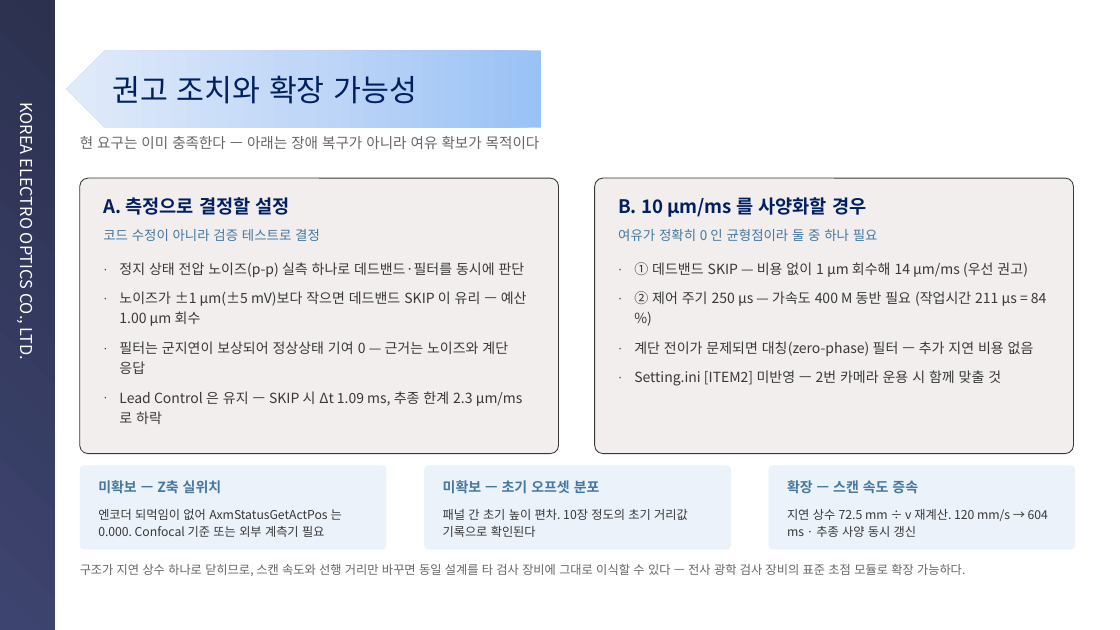
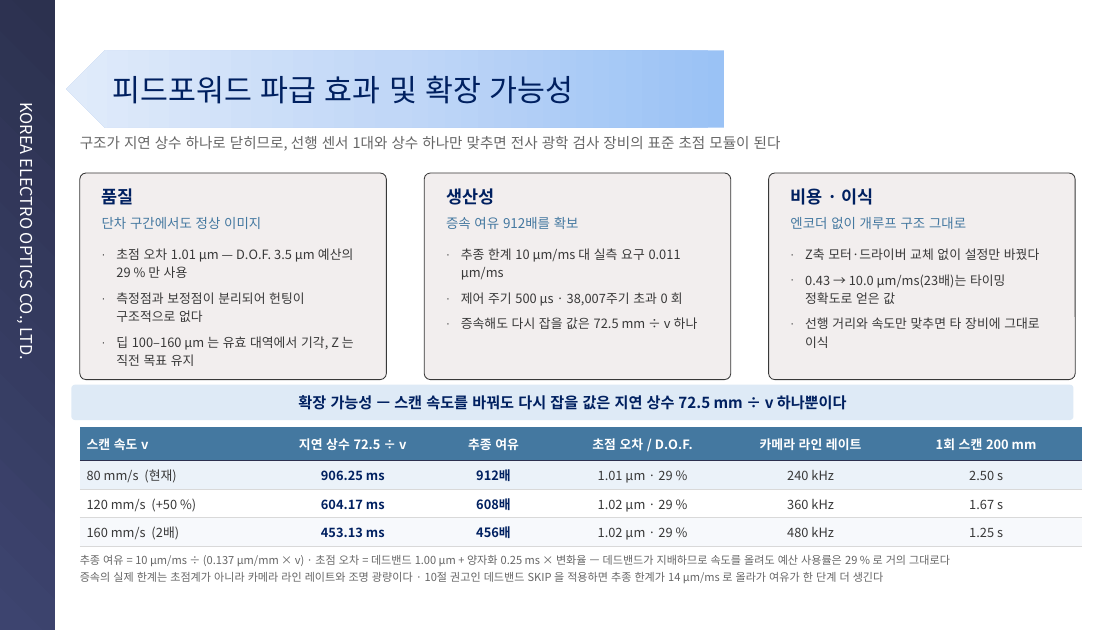
Before and after one commit to kyeongsunyu/SEQApp, a slide deck: slide 22 of Documents/기술경진대회/연구소기술경진대회_민수개발팀 윤경현_피드포워드 오토포커스_260901.pptx. Drawn at 1120x630 pixels with LibreOffice and Linux fonts; fonts in the diff are those of the drawing; background and template pictures are left out. Boxes give left, top, right and bottom in pixels: in the first picture for what was removed or moved away, otherwise in the second. Text is boxed around its words. In the diff, an @@ line names an element or a change of style, - is before the commit and + after.

```diff
--- a/Documents/기술경진대회/연구소기술경진대회_민수개발팀 윤경현_피드포워드 오토포커스_260901.pptx
+++ b/Documents/기술경진대회/연구소기술경진대회_민수개발팀 윤경현_피드포워드 오토포커스_260901.pptx
@@ pentagon arrow: place and size @@
-pentagon arrow at [66,50,541,128]
+pentagon arrow at [66,50,725,128]
@@ text at [113,75,574,104]: text changed @@
-권고 조치와 확장 가능성
+피드포워드 파급 효과 및 확장 가능성
@@ text at [80,136,781,151]: text changed @@
-현 요구는 이미 충족한다 — 아래는 장애 복구가 아니라 여유 확보가 목적이다
+구조가 지연 상수 하나로 닫히므로, 선행 센서 1대와 상수 하나만 맞추면 전사 광학 검사 장비의 표준 초점 모듈이 된다
@@ rounded rectangle: place and size @@
-rounded rectangle at [80,178,559,454]
+rounded rectangle at [80,173,386,380]
@@ rounded rectangle: place and size @@
-rounded rectangle at [595,178,1074,454]
+rounded rectangle at [424,173,731,380]
@@ rounded rectangle: place and size @@
-rounded rectangle at [80,465,386,549]
+rounded rectangle at [769,173,1075,380]
@@ rounded rectangle at [769,173,1075,380]: fill #EBF2F9 to #F2EEEE; outline none to #383838 0.75 pt; proportions changed @@
@@ text at [102,188,134,205]: text changed; size 16 to 15 pt @@
-A. 측정으로 결정할 설정
+품질
@@ text added at [446,188,494,205], 15 pt, text #002060, bold @@
+생산성
@@ text removed at [618,194,866,219] @@
-B. 10 µm/ms 를 사양화할 경우
@@ text added at [790,188,874,205], 15 pt, text #002060, bold @@
+비용 · 이식
@@ text at [102,217,261,229]: text changed @@
-코드 수정이 아니라 검증 테스트로 결정
+단차 구간에서도 정상 이미지
@@ text at [446,217,579,229]: text changed @@
-여유가 정확히 0 인 균형점이라 둘 중 하나 필요
+증속 여유 912배를 확보
@@ text at [790,217,966,229]: text changed; size 10.5 to 11.5 pt; text colour #383838 to #4478A0 @@
-엔코더 되먹임이 없어 AxmStatusGetActPos 는 0.000. Confocal 기준 또는 외부 계측기 필요
+엔코더 없이 개루프 구조 그대로
@@ text at [116,248,354,366]: text changed; size 12 to 11 pt @@
-· 정지 상태 전압 노이즈(p-p) 실측 하나로 데드밴드·필터를 동시에 판단
-· 노이즈가 ±1 µm(±5 mV)보다 작으면 데드밴드 SKIP 이 유리 — 예산 1.00 µm 회수
-· 필터는 군지연이 보상되어 정상상태 기여 0 — 근거는 노이즈와 계단 응답
-· Lead Control 은 유지 — SKIP 시 Δt 1.09 ms, 추종 한계 2.3 µm/ms 로 하락
+· 초점 오차 1.01 µm — D.O.F. 3.5 µm 예산의 29 % 만 사용
+· 측정점과 보정점이 분리되어 헌팅이 구조적으로 없다
+· 딥 100–160 µm 는 유효 대역에서 기각, Z 는 직전 목표 유지
@@ text at [461,248,698,329]: text changed; size 12 to 11 pt @@
-· ① 데드밴드 SKIP — 비용 없이 1 µm 회수해 14 µm/ms (우선 권고)
-· ② 제어 주기 250 µs — 가속도 400 M 동반 필요 (작업시간 211 µs = 84 %)
-· 계단 전이가 문제되면 대칭(zero-phase) 필터 — 추가 지연 비용 없음
-· Setting.ini [ITEM2] 미반영 — 2번 카메라 운용 시 함께 맞출 것
+· 추종 한계 10 µm/ms 대 실측 요구 0.011 µm/ms
+· 제어 주기 500 µs · 38,007주기 초과 0 회
+· 증속해도 다시 잡을 값은 72.5 mm ÷ v 하나
@@ text added at [805,248,1039,348], 11 pt, text #383838 @@
+· Z축 모터·드라이버 교체 없이 설정만 바꿨다
+· 0.43 → 10.0 µm/ms(23배)는 타이밍 정확도로 얻은 값
+· 선행 거리와 속도만 맞추면 타 장비에 그대로 이식
@@ rounded rectangle added at [71,385,1074,420], fill #DEEAF6, 13 pt, text #002060, bold @@
+확장 가능성 — 스캔 속도를 바꿔도 다시 잡을 값은 지연 상수 72.5 mm ÷ v 하나뿐이다
@@ table added at [80,427,1082,546], 4 rows, 6 columns @@
+스캔 속도 v | 지연 상수 72.5 ÷ v | 추종 여유 | 초점 오차 / D.O.F. | 카메라 라인 레이트 | 1회 스캔 200 mm
+80 mm/s (현재) | 906.25 ms | 912배 | 1.01 µm · 29 % | 240 kHz | 2.50 s
+120 mm/s (+50 %) | 604.17 ms | 608배 | 1.02 µm · 29 % | 360 kHz | 1.67 s
+160 mm/s (2배) | 453.13 ms | 456배 | 1.02 µm · 29 % | 480 kHz | 1.25 s
@@ rounded rectangle removed at [424,465,731,549] @@
@@ rounded rectangle removed at [769,465,1075,549] @@
@@ text removed at [98,480,222,494] @@
-미확보 — Z축 실위치
@@ text removed at [443,480,600,494] @@
-미확보 — 초기 오프셋 분포
@@ text removed at [443,509,688,537] @@
-패널 간 초기 높이 편차. 10장 정도의 초기 거리값 기록으로 확인된다
@@ text removed at [787,480,918,494] @@
-확장 — 스캔 속도 증속
@@ text removed at [787,509,1048,537] @@
-지연 상수 72.5 mm ÷ v 재계산. 120 mm/s → 604 ms · 추종 사양 동시 갱신
@@ text removed at [80,564,965,576] @@
-구조가 지연 상수 하나로 닫히므로, 스캔 속도와 선행 거리만 바꾸면 동일 설계를 타 검사 장비에 그대로 이식할 수 있다 — 전사 광학 검사 장비의 표준 초점 모듈로 확장 가능하다.
@@ text added at [80,555,950,583], 9.5 pt, text #666666 @@
+추종 여유 = 10 µm/ms ÷ (0.137 µm/mm × v) · 초점 오차 = 데드밴드 1.00 µm + 양자화 0.25 ms × 변화율 — 데드밴드가 지배하므로 속도를 올려도 예산 사용률은 29 % 로 거의 그대로다
+증속의 실제 한계는 초점계가 아니라 카메라 라인 레이트와 조명 광량이다 · 10절 권고인 데드밴드 SKIP 을 적용하면 추종 한계가 14 µm/ms 로 올라가 여유가 한 단계 더 생긴다
```
Also in this commit, not shown: 2 other files.
